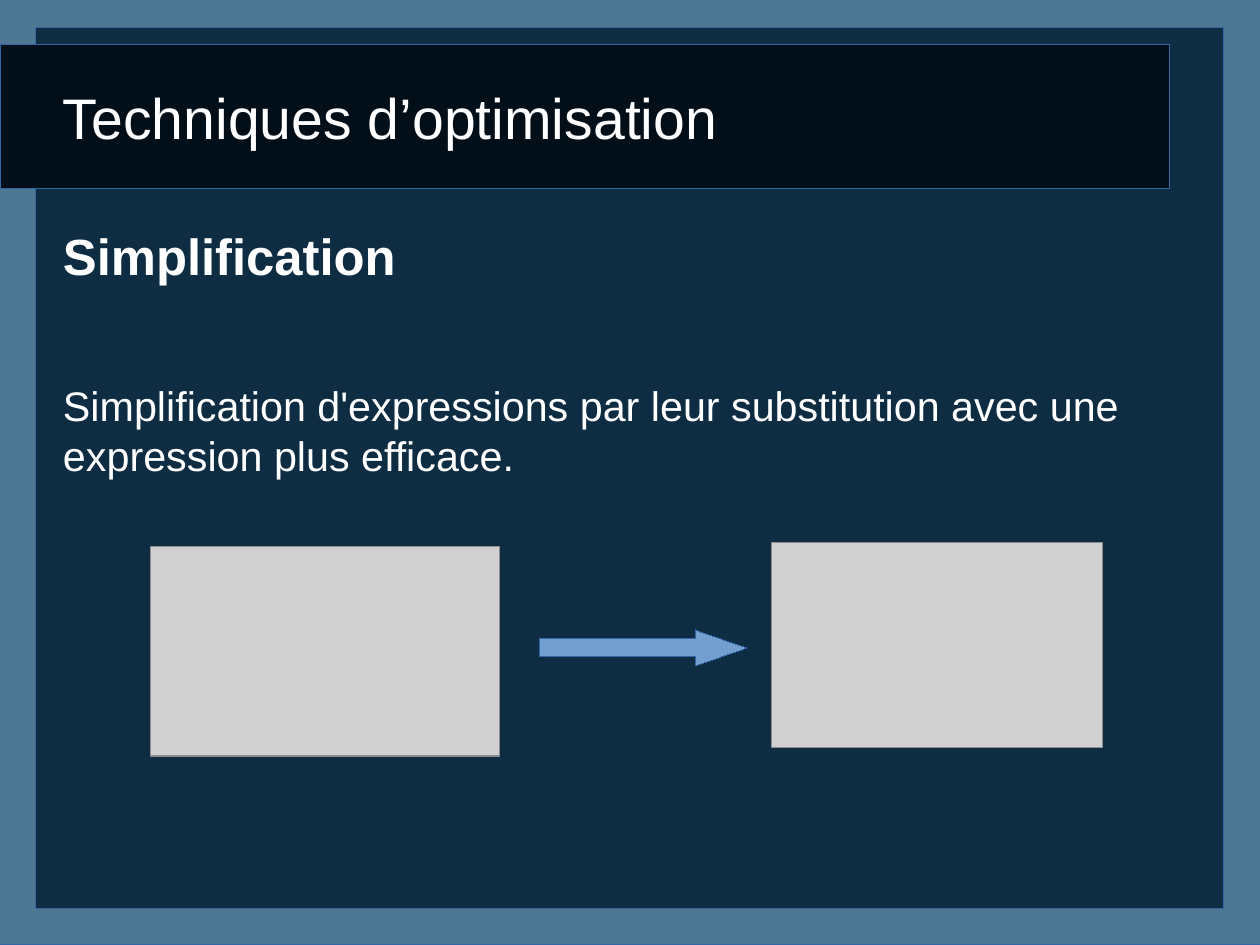
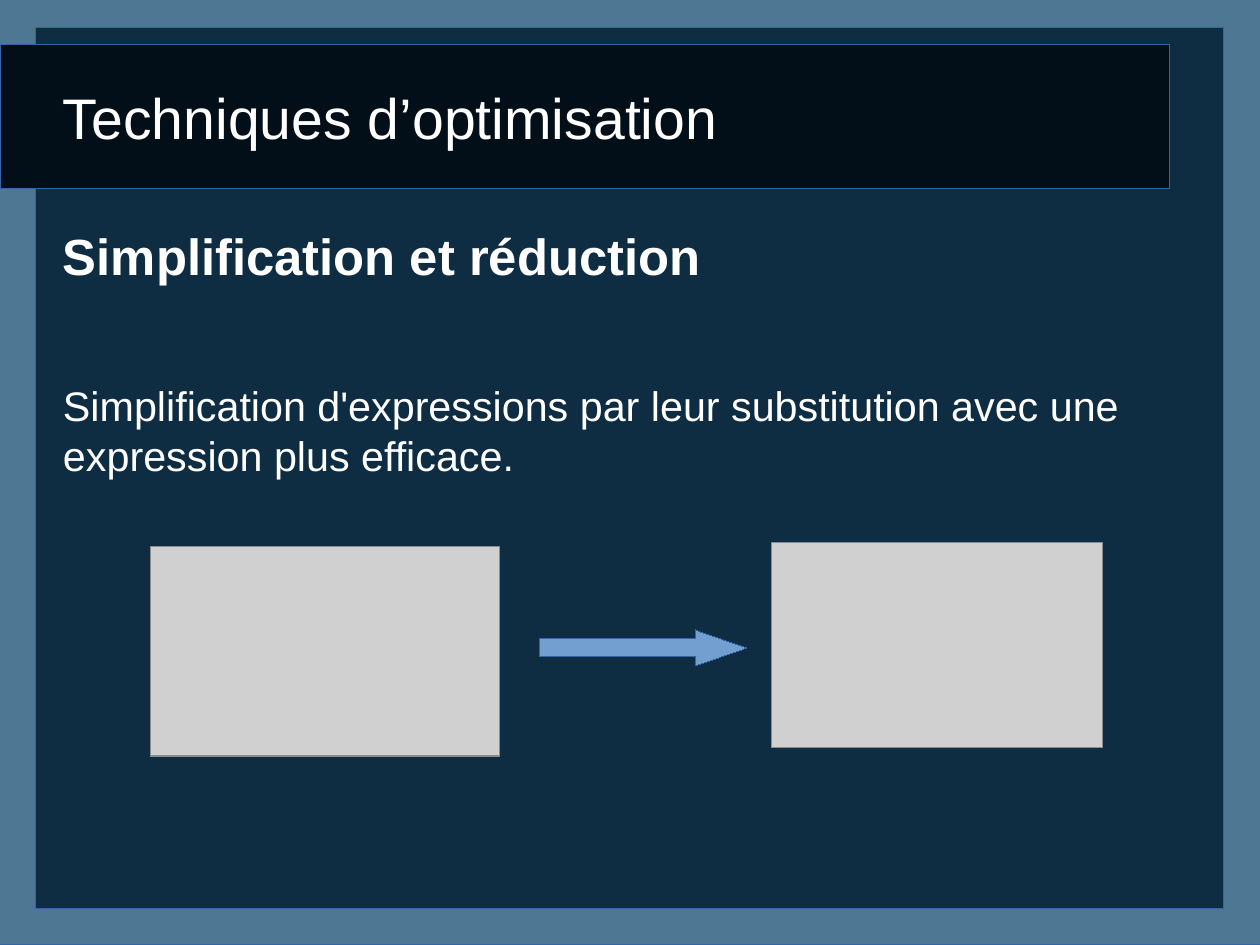
Before and after one commit to caswitch/recherche-et-doc-s4, a slide deck: slide 4 of Diapo2.odp. Drawn at 1260x945 pixels with LibreOffice and Linux fonts; fonts in the diff are those of the drawing; grey boxes stand for pictures. Boxes give left, top, right and bottom in pixels: in the first picture for what was removed or moved away, otherwise in the second. Text is boxed around its words. In the diff, an @@ line names an element or a change of style, - is before the commit and + after.

Commit message:
Révision du fichier techniques

```diff
--- a/Diapo2.odp
+++ b/Diapo2.odp
@@ text at (63, 237, 700, 286): text changed @@
-Simplification
+Simplification et réduction
```
Also in this commit, not shown: 1 other slide changed, 3 other files.
